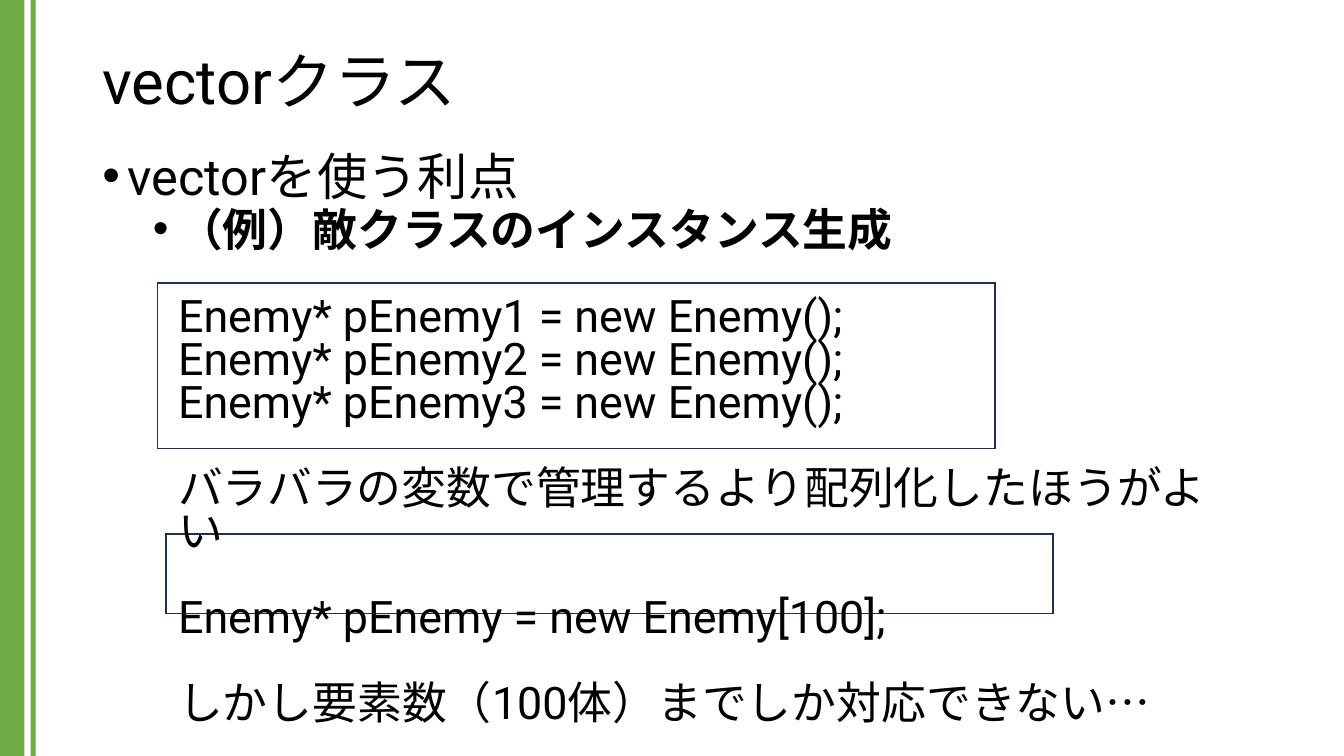
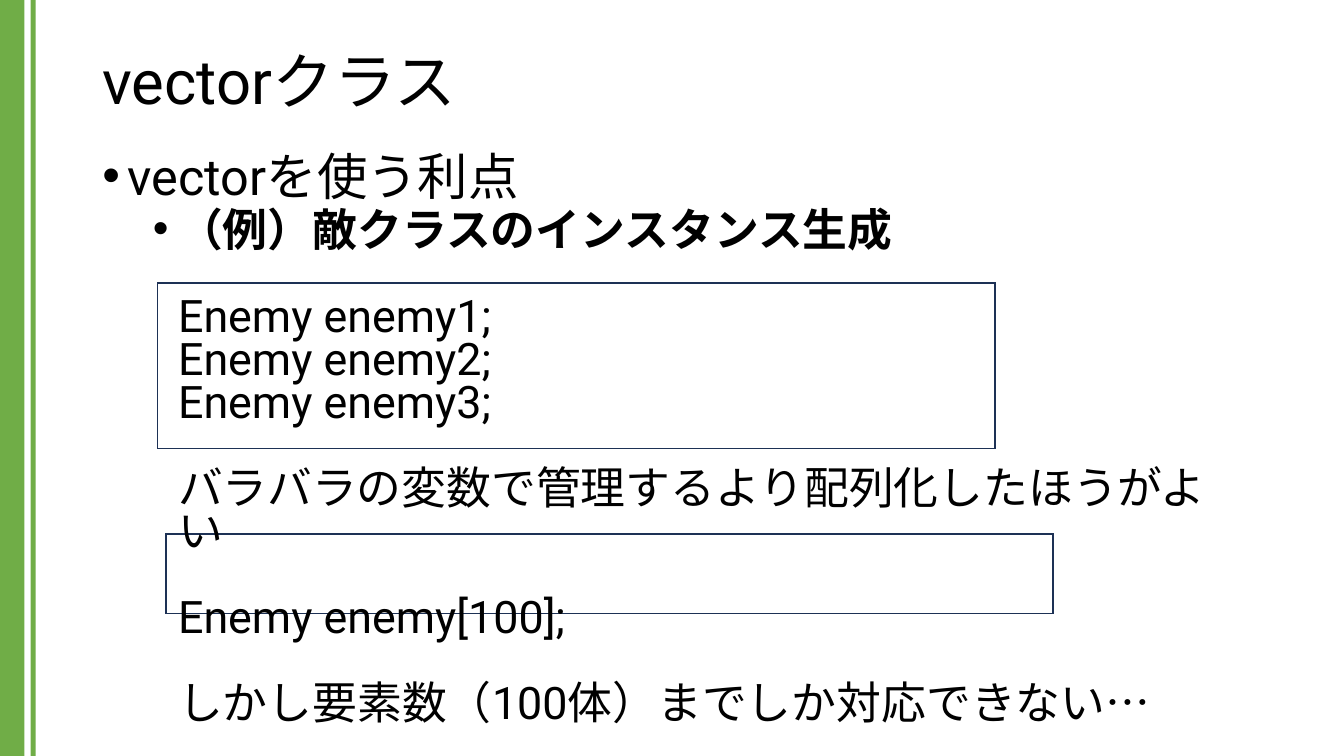
Before and after one commit to kic-murata/cpp2024, a slide deck: slide 3 of 授業資料/講義資料：Vectorクラス.pptx. Drawn at 1344x756 pixels with LibreOffice and Linux fonts; fonts in the diff are those of the drawing. Boxes give left, top, right and bottom in pixels: in the first picture for what was removed or moved away, otherwise in the second. Text is boxed around its words. In the diff, an @@ line names an element or a change of style, - is before the commit and + after.

```diff
--- a/授業資料/講義資料：Vectorクラス.pptx
+++ b/授業資料/講義資料：Vectorクラス.pptx
@@ text at (178, 207, 1205, 723): text changed @@
-  • （例）敵クラスのインスタンス生成
-    Enemy* pEnemy1 = new Enemy();
-    Enemy* pEnemy2 = new Enemy();
-    Enemy* pEnemy3 = new Enemy();
-    バラバラの変数で管理するより配列化したほうがよい
-    Enemy* pEnemy = new Enemy[100];
-    しかし要素数（100体）までしか対応できない…
+  • （例）敵クラスのインスタンス生成
+    Enemy enemy1;
+    Enemy enemy2;
+    Enemy enemy3;
+    バラバラの変数で管理するより配列化したほうがよい
+    Enemy enemy[100];
+    しかし要素数（100体）までしか対応できない…
```
Also in this commit, not shown: 3 other slides changed.
